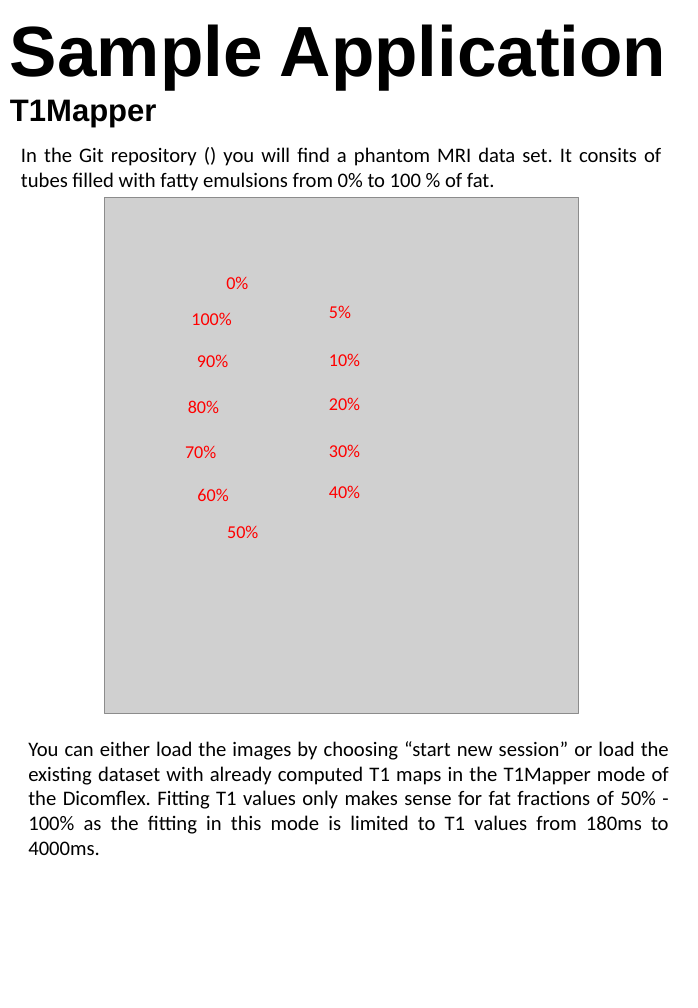
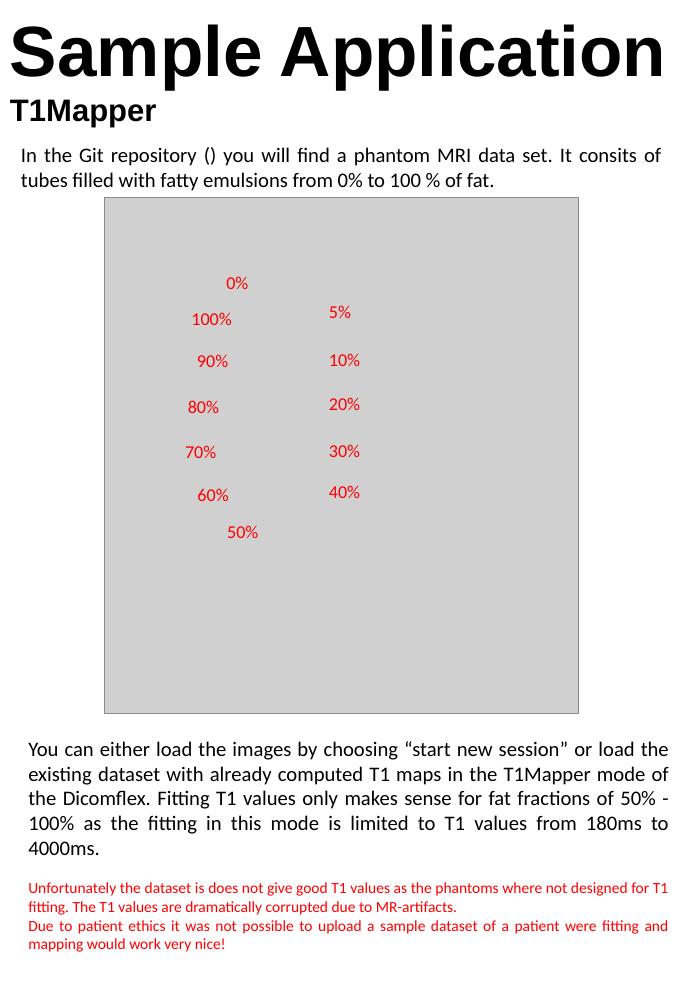
Before and after one commit to Stangeroll/Dicomflex2, a slide deck: slide 20 of Documentation/Dokumentation.pptx. Drawn at 698x1008 pixels with LibreOffice and Linux fonts; fonts in the diff are those of the drawing; grey boxes stand for pictures. Boxes give left, top, right and bottom in pixels: in the first picture for what was removed or moved away, otherwise in the second. Text is boxed around its words. In the diff, an @@ line names an element or a change of style, - is before the commit and + after.

```diff
--- a/Documentation/Dokumentation.pptx
+++ b/Documentation/Dokumentation.pptx
@@ text at [28, 882, 669, 952]: paragraphs added @@
+Unfortunately the dataset is does not give good T1 values as the phantoms where not designed for T1 fitting. The T1 values are dramatically corrupted due to MR-artifacts.
+Due to patient ethics it was not possible to upload a sample dataset of a patient were fitting and mapping would work very nice!
```
Also in this commit, not shown: 3 other slides changed, 38 other files.
